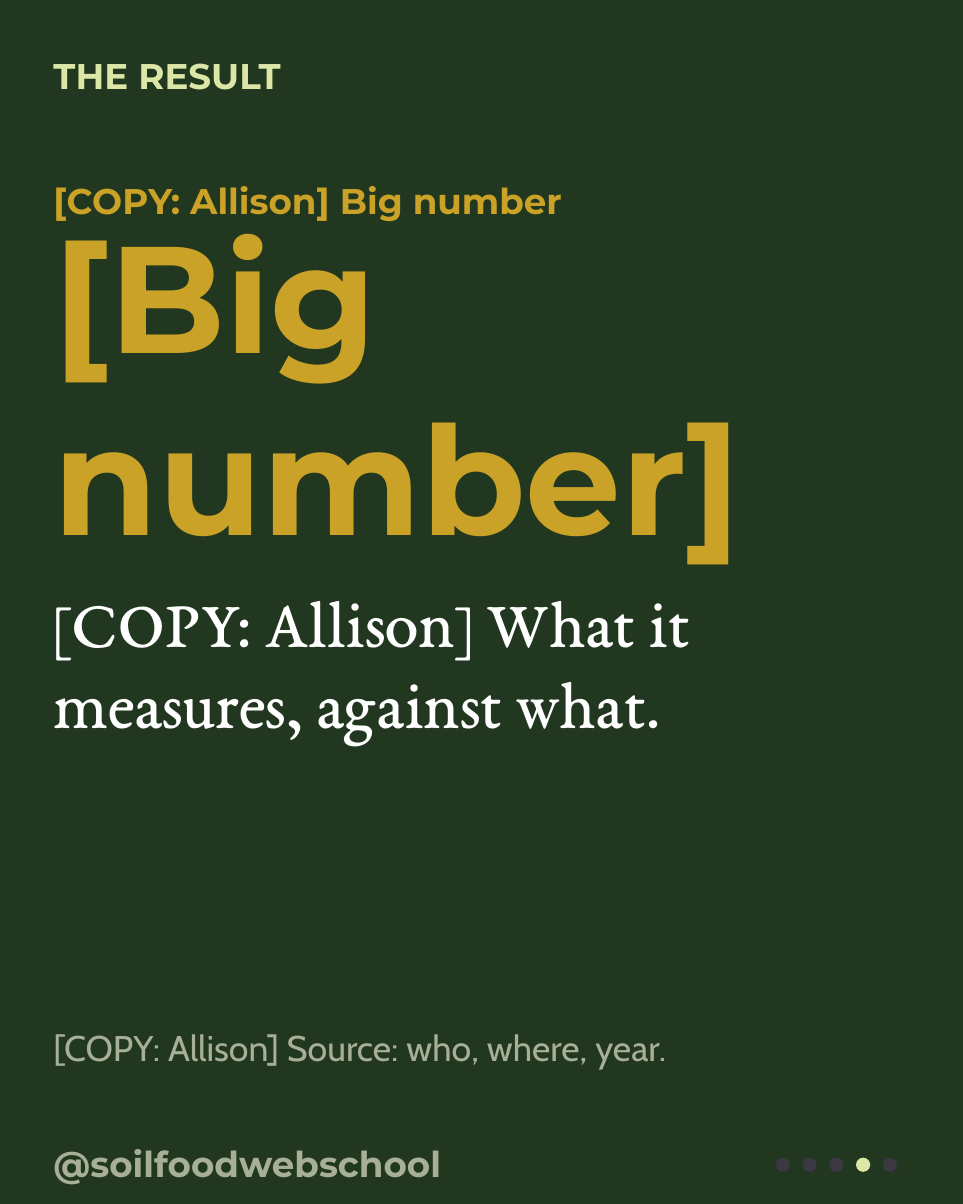
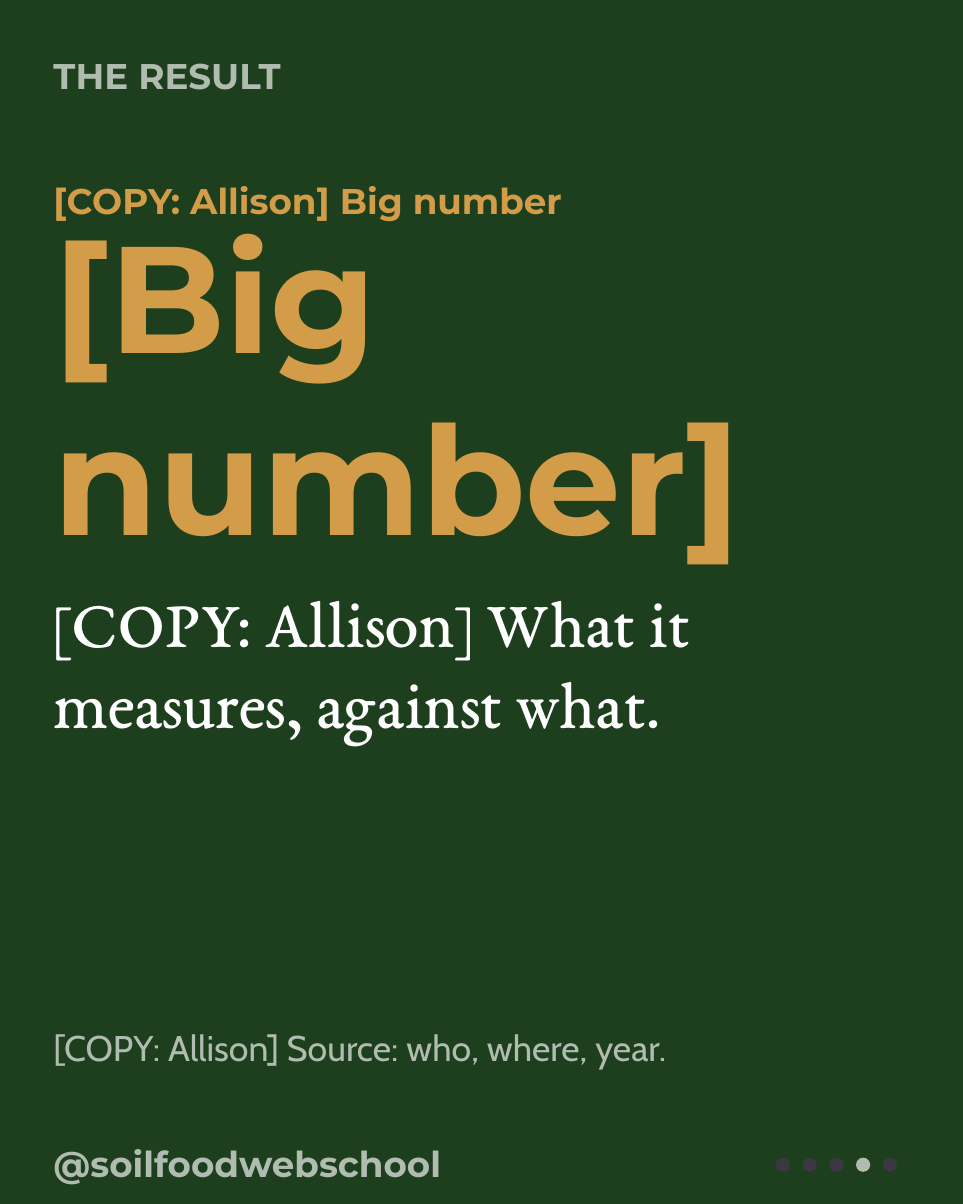
Before and after one commit to linneamoritznyc/SFW-SocialMedia, a slide deck: slide 4 of templates/carousels/posts/07-10-2026-wed-graduate.pptx. Drawn at 963x1204 pixels with LibreOffice and Linux fonts; fonts in the diff are those of the drawing. Boxes give left, top, right and bottom in pixels: in the first picture for what was removed or moved away, otherwise in the second. Text is boxed around its words. In the diff, an @@ line names an element or a change of style, - is before the commit and + after.

```diff
--- a/templates/carousels/posts/07-10-2026-wed-graduate.pptx
+++ b/templates/carousels/posts/07-10-2026-wed-graduate.pptx
@@ background #22371F to #1E3F1D @@
@@ text "THE RESULT" at (53, 63, 280, 90): text colour #DBE6A7 to #B1BCB1 @@
@@ text "[COPY: Allison] Big number" at (53, 186, 562, 221): text colour #C9A227 to #D39C48 @@
@@ text "[Big number]" at (53, 205, 741, 565): text colour #C9A227 to #D39C48 @@
@@ text "[COPY: Allison] Source: who, where, ..." at (53, 1034, 666, 1069): text colour #A7B097 to #B1BCB1 @@
@@ text "@soilfoodwebschool" at (53, 1149, 441, 1185): text colour #A7B097 to #B1BCB1 @@
@@ ellipse at (856, 1157, 871, 1172): fill #DBE6A7 to #B1BCB1 @@
```
Also in this commit, not shown: 4 other slides changed, 51 other files.
